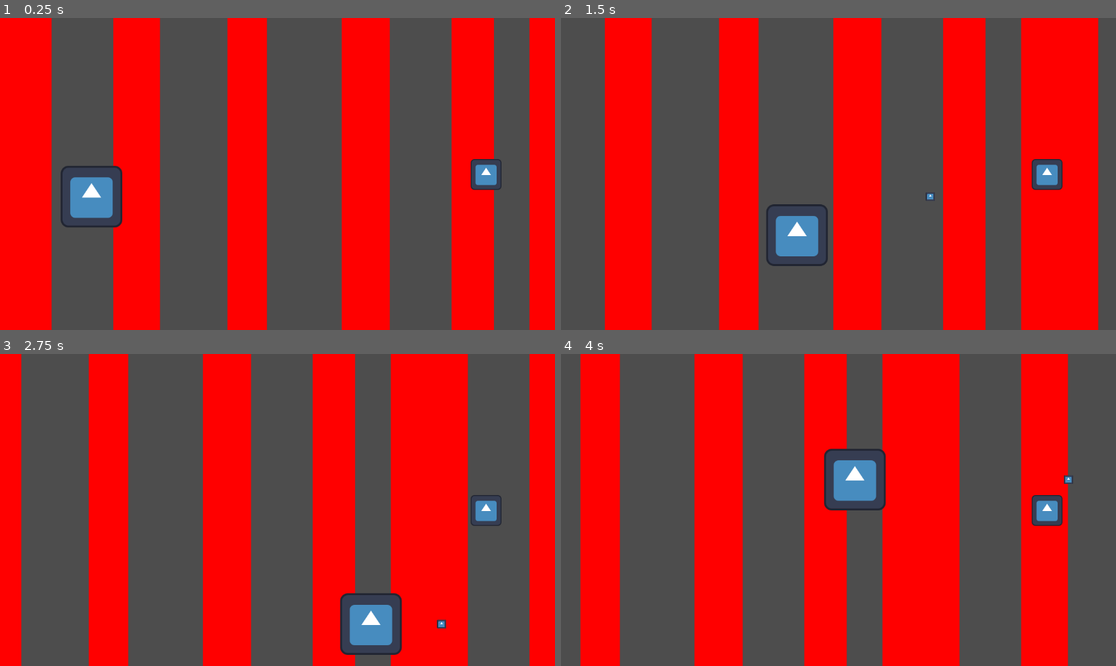
Above: before the commit, frames 1-4 (two rows, left to right).
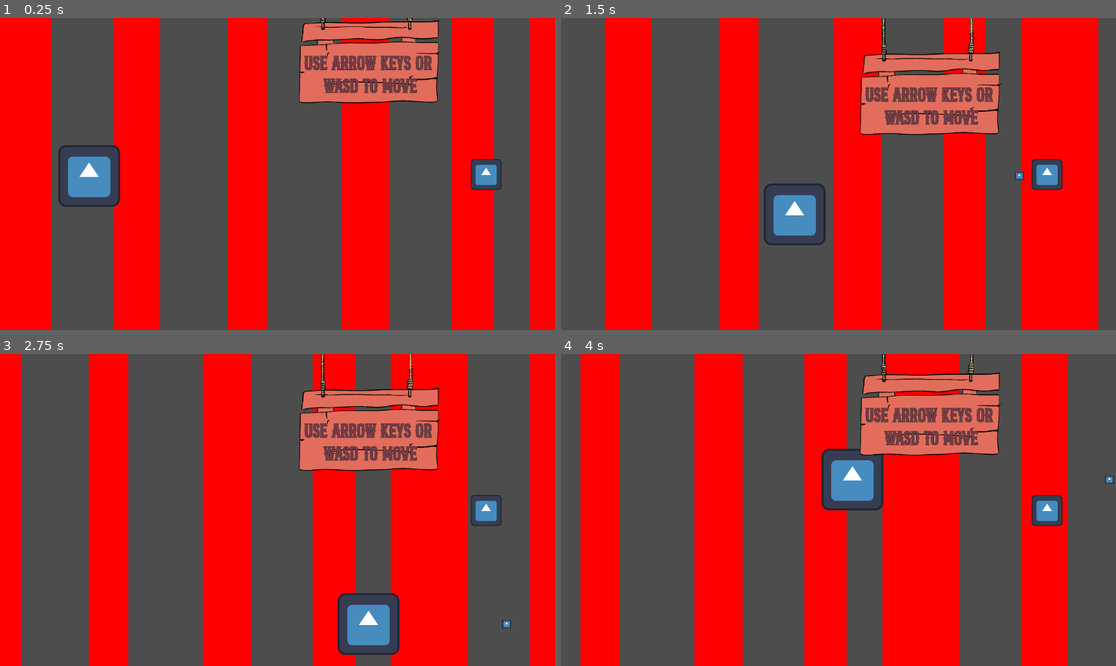
Above: after the commit, the same moments.

Repository: lochiethornee-dev/mini-jam-206-master-project
Game: Godot game, scene res://level_main.tscn
The game is run twice, just before and just after one commit, with the same random seed, the same clock (stepped at 60 frames per second) and the same inputs. The project has no main scene, so this scene is started directly. The engine's default icon, where the game draws it, is replaced by a stand-in: a white triangle on a blue panel in a dark square.
Inputs:
- Up to frame 1 (0.25 s): no input
- Up to frame 2 (1.5 s): hold D (right) 0.53-1.28 s; hold Space (shoot) 0.53-1.28 s; hold S (down) from 1.28 s (still down); tap Space (shoot) at 1.35 s
- Up to frame 3 (2.75 s): release S (down) at 2.03 s; hold D (right) from 2.03 s (still down); hold Space (shoot) from 2.03 s (still down)
- Up to frame 4 (4 s): release D (right) at 2.78 s; release Space (shoot) at 2.78 s; hold W (up) 2.78-3.53 s; tap Space (shoot) at 2.85 s; hold A (left) from 3.53 s (still down); hold Space (shoot) from 3.53 s (still down)

The runs differ from the first frame. In frame 1, 7.9% of the frame differs, in the area x 10-80%, y 0-68%; in frame 2, 8.0%, in the area x 36-84%, y 0-80%; in frame 3, 7.0%; in frame 4, 6.9%.

Commit message:
added enemy damage, player health etc

Diff:
--- a/cactusenemy.gd
+++ b/cactusenemy.gd
@@ -16,3 +16,11 @@
 
 	else:
 		health -= 1
+		%Sprite2D.modulate = Color(0.788, 0.796, 0.639, 1.0)
+		await get_tree().create_timer(.1).timeout
+		%Sprite2D.modulate = Color(1,1,1)
+
+
+func _on_area_2d_body_entered(body: Node2D) -> void:
+	if body.has_method("damaged"):
+		body.damaged()
--- a/cactusenemy.tscn
+++ b/cactusenemy.tscn
@@ -4,14 +4,26 @@
 [ext_resource type="Texture2D" uid="uid://dibhh3f02hj5r" path="res://icon.svg" id="2_qxrag"]
 
 [sub_resource type="RectangleShape2D" id="RectangleShape2D_l7sr3"]
+size = Vector2(60, 60)
+
+[sub_resource type="RectangleShape2D" id="RectangleShape2D_ah4h6"]
 size = Vector2(62, 62)
 
 [node name="cactusenemy" type="CharacterBody2D" unique_id=1067798046]
 script = ExtResource("1_ah4h6")
 
 [node name="Sprite2D" type="Sprite2D" parent="." unique_id=1063988357]
+unique_name_in_owner = true
 scale = Vector2(0.5, 0.5)
 texture = ExtResource("2_qxrag")
 
 [node name="CollisionShape2D" type="CollisionShape2D" parent="." unique_id=1800179964]
 shape = SubResource("RectangleShape2D_l7sr3")
+
+[node name="Area2D" type="Area2D" parent="." unique_id=945539327]
+
+[node name="CollisionShape2D" type="CollisionShape2D" parent="Area2D" unique_id=1225195819]
+shape = SubResource("RectangleShape2D_ah4h6")
+debug_color = Color(0.9016974, 0.310455, 3.85046e-07, 0.41960785)
+
+[connection signal="body_entered" from="Area2D" to="." method="_on_area_2d_body_entered"]
--- a/level_main.tscn
+++ b/level_main.tscn
@@ -3,6 +3,8 @@
 [ext_resource type="PackedScene" uid="uid://28sdx5d1be4p" path="res://player.tscn" id="1_1rrhw"]
 [ext_resource type="Texture2D" uid="uid://dxa4jtiya5ex3" path="res://ARTS!/Test background.png" id="2_msnib"]
 [ext_resource type="PackedScene" uid="uid://qk3arv64lu66" path="res://cactusenemy.tscn" id="3_dw44o"]
+[ext_resource type="Texture2D" uid="uid://k2v6jcxxdp37" path="res://ARTS!/sign.png" id="4_17q82"]
+[ext_resource type="FontFile" uid="uid://dfonbs8pvc4yt" path="res://ARTS!/BroncoPersonalUse.ttf" id="5_k2n5e"]
 
 [sub_resource type="Animation" id="Animation_dw44o"]
 resource_name = "Background cycle"
@@ -72,6 +74,94 @@
 [sub_resource type="RectangleShape2D" id="RectangleShape2D_1rrhw"]
 size = Vector2(30, 1159.5)
 
+[sub_resource type="Animation" id="Animation_6sf5y"]
+length = 0.001
+tracks/0/type = "value"
+tracks/0/imported = false
+tracks/0/enabled = true
+tracks/0/path = NodePath("tut1:position")
+tracks/0/interp = 1
+tracks/0/loop_wrap = true
+tracks/0/keys = {
+"times": PackedFloat32Array(0),
+"transitions": PackedFloat32Array(1),
+"update": 0,
+"values": [Vector2(769, -175)]
+}
+tracks/1/type = "value"
+tracks/1/imported = false
+tracks/1/enabled = true
+tracks/1/path = NodePath("tut1/Label:text")
+tracks/1/interp = 1
+tracks/1/loop_wrap = true
+tracks/1/keys = {
+"times": PackedFloat32Array(0),
+"transitions": PackedFloat32Array(1),
+"update": 1,
+"values": ["Use arrow keys or
+WASD to move"]
+}
+tracks/2/type = "value"
+tracks/2/imported = false
+tracks/2/enabled = true
+tracks/2/path = NodePath("tut1/Label:position")
+tracks/2/interp = 1
+tracks/2/loop_wrap = true
+tracks/2/keys = {
+"times": PackedFloat32Array(0),
+"transitions": PackedFloat32Array(1),
+"update": 0,
+"values": [Vector2(-153.74998, 67.49999)]
+}
+
+[sub_resource type="Animation" id="Animation_t50rk"]
+resource_name = "sign animations"
+length = 11.0
+tracks/0/type = "value"
+tracks/0/imported = false
+tracks/0/enabled = true
+tracks/0/path = NodePath("tut1:position")
+tracks/0/interp = 1
+tracks/0/loop_wrap = true
+tracks/0/keys = {
+"times": PackedFloat32Array(0, 0.33, 0.46, 0.62000006, 3.6, 3.89, 4.1535177, 5, 6.0015397, 6.3315396, 6.4615397, 6.6215396, 9.60154, 9.89154, 10.155058, 11, 11.001539),
+"transitions": PackedFloat32Array(1, 1, 1, 1, 1, 1, 1, 1, 1, 1, 1, 1, 1, 1, 1, 1, 1),
+"update": 0,
+"values": [Vector2(769, -175), Vector2(769, 96), Vector2(769, 80), Vector2(769, 96), Vector2(769, 96), Vector2(769, 56), Vector2(769, 75), Vector2(769, -203), Vector2(769, -175), Vector2(769, 96), Vector2(769, 80), Vector2(769, 96), Vector2(769, 96), Vector2(769, 56), Vector2(769, 75), Vector2(769, -165), Vector2(769, -203)]
+}
+tracks/1/type = "value"
+tracks/1/imported = false
+tracks/1/enabled = true
+tracks/1/path = NodePath("tut1/Label:text")
+tracks/1/interp = 1
+tracks/1/loop_wrap = true
+tracks/1/keys = {
+"times": PackedFloat32Array(0, 5.5388584, 5.904134),
+"transitions": PackedFloat32Array(1, 1, 1),
+"update": 1,
+"values": ["Use arrow keys or
+WASD to move", "Use arrow keys or
+WASD to move", "Use SPACE to shoot"]
+}
+tracks/2/type = "value"
+tracks/2/imported = false
+tracks/2/enabled = true
+tracks/2/path = NodePath("tut1/Label:position")
+tracks/2/interp = 1
+tracks/2/loop_wrap = true
+tracks/2/keys = {
+"times": PackedFloat32Array(0, 5.6488595, 6.0580463),
+"transitions": PackedFloat32Array(1, 1, 1),
+"update": 0,
+"values": [Vector2(-195.71426, 57.14286), Vector2(-195.71426, 57.14286), Vector2(-198.57141, 89.422935)]
+}
+
+[sub_resource type="AnimationLibrary" id="AnimationLibrary_cu163"]
+_data = {
+&"RESET": SubResource("Animation_6sf5y"),
+&"sign animations": SubResource("Animation_t50rk")
+}
+
 [node name="levelMain" type="Node2D" unique_id=552496253]
 
 [node name="Background" type="Node2D" parent="." unique_id=1616320521]
@@ -84,7 +174,7 @@
 position = Vector2(1728, 324)
 texture = ExtResource("2_msnib")
 
-[node name="AnimationPlayer" type="AnimationPlayer" parent="Background" unique_id=557719964]
+[node name="Background animator" type="AnimationPlayer" parent="Background" unique_id=557719964]
 root_node = NodePath("../..")
 libraries/ = SubResource("AnimationLibrary_17q82")
 autoplay = &"Background cycle"
@@ -105,12 +195,37 @@
 shape = SubResource("RectangleShape2D_1rrhw")
 
 [node name="CollisionShape2D4" type="CollisionShape2D" parent="StaticBody2D" unique_id=484930759]
-position = Vector2(568, 115)
+position = Vector2(570, 142)
 rotation = 1.5707964
 shape = SubResource("RectangleShape2D_1rrhw")
 
 [node name="player" parent="." unique_id=1784760530 instance=ExtResource("1_1rrhw")]
-position = Vector2(190, 371)
+position = Vector2(185, 328)
 
 [node name="cactusenemy" parent="." unique_id=555866084 instance=ExtResource("3_dw44o")]
 position = Vector2(1009, 325)
+
+[node name="signs and UI" type="Node2D" parent="." unique_id=98188901]
+
+[node name="tut1" type="Sprite2D" parent="signs and UI" unique_id=2079987872]
+position = Vector2(769, -175)
+scale = Vector2(0.7, 0.7)
+texture = ExtResource("4_17q82")
+
+[node name="Label" type="Label" parent="signs and UI/tut1" unique_id=768130185]
+offset_left = -153.74998
+offset_top = 67.49999
+offset_right = 237.25002
+offset_bottom = 200.5
+theme_override_colors/font_color = Color(0.44705883, 0.23921569, 0.27450982, 1)
+theme_override_colors/font_outline_color = Color(0.2784314, 0.1764706, 0.1882353, 1)
+theme_override_constants/outline_size = 5
+theme_override_fonts/font = ExtResource("5_k2n5e")
+theme_override_font_sizes/font_size = 60
+text = "Use arrow keys or
+WASD to move"
+horizontal_alignment = 1
+
+[node name="AnimationPlayer" type="AnimationPlayer" parent="signs and UI" unique_id=743978885]
+libraries/ = SubResource("AnimationLibrary_cu163")
+autoplay = &"sign animations"
--- a/player.gd
+++ b/player.gd
@@ -3,6 +3,7 @@
 @export var speed = 400
 @onready var bulletScene = load("res://playerbullet.tscn")
 
+var health = 3
 
 func _ready() -> void:
 	var bullet = bulletScene.instantiate()
@@ -14,8 +15,18 @@
 func _physics_process(delta):
 	get_input()
 	move_and_slide()
-	if Input.is_action_just_pressed("shoot") and %cooldown.is_stopped():
+	if Input.is_action_just_pressed("shoot") and %cooldown.is_stopped() or Input.is_action_pressed("shoot") and %cooldown.is_stopped():
 		var bullet = bulletScene.instantiate()
 		add_sibling(bullet)
 		bullet.global_position = self.global_position
 		%cooldown.start()
+
+
+func damaged():
+	if health > 0:
+		health -= 1
+		%Sprite2D.modulate = Color(0.788, 0.796, 0.639, 1.0)
+		await get_tree().create_timer(.1).timeout
+		%Sprite2D.modulate = Color(1,1,1)
+	else:
+		pass
--- a/player.tscn
+++ b/player.tscn
@@ -4,27 +4,18 @@
 [ext_resource type="Texture2D" uid="uid://dibhh3f02hj5r" path="res://icon.svg" id="2_i3pqv"]
 
 [sub_resource type="RectangleShape2D" id="RectangleShape2D_hqtel"]
-size = Vector2(128, 16)
-
-[sub_resource type="RectangleShape2D" id="RectangleShape2D_onrkg"]
-size = Vector2(115, 116)
+size = Vector2(128, 127)
 
 [node name="player" type="CharacterBody2D" unique_id=1784760530]
 script = ExtResource("1_onrkg")
 
 [node name="Sprite2D" type="Sprite2D" parent="." unique_id=2095422395]
+unique_name_in_owner = true
 texture = ExtResource("2_i3pqv")
 
 [node name="CollisionShape2D" type="CollisionShape2D" parent="." unique_id=1505880075]
-position = Vector2(0, 56)
+position = Vector2(0, 0.5)
 shape = SubResource("RectangleShape2D_hqtel")
-
-[node name="Area2D" type="Area2D" parent="." unique_id=1760715995]
-
-[node name="CollisionShape2D" type="CollisionShape2D" parent="Area2D" unique_id=1164477690]
-position = Vector2(0.5, 1)
-shape = SubResource("RectangleShape2D_onrkg")
-debug_color = Color(0.94513017, 0.2365695, 0, 0.41960785)
 
 [node name="cooldown" type="Timer" parent="." unique_id=761061859]
 unique_name_in_owner = true
--- a/playerbullet.gd
+++ b/playerbullet.gd
@@ -1,6 +1,7 @@
 extends Node2D
 
-var speed = 600
+var speed = 800
+
 
 # Called when the node enters the scene tree for the first time.
 func _ready() -> void:
--- a/project.godot
+++ b/project.godot
@@ -23,21 +23,25 @@
 left={
 "deadzone": 0.2,
 "events": [Object(InputEventKey,"resource_local_to_scene":false,"resource_name":"","device":-1,"window_id":0,"alt_press …(191 unchanged characters)…
+, Object(InputEventKey,"resource_local_to_scene":false,"resource_name":"","device":-1,"window_id":0,"alt_pressed":false,"shift_pressed":false,"ctrl_pressed":false,"meta_pressed":false,"pressed":false,"keycode":0,"physical_keycode":4194319,"key_label":0,"unicode":0,"location":0,"echo":false,"script":null)
 ]
 }
 right={
 "deadzone": 0.2,
 "events": [Object(InputEventKey,"resource_local_to_scene":false,"resource_name":"","device":-1,"window_id":0,"alt_press …(192 unchanged characters)…
+, Object(InputEventKey,"resource_local_to_scene":false,"resource_name":"","device":-1,"window_id":0,"alt_pressed":false,"shift_pressed":false,"ctrl_pressed":false,"meta_pressed":false,"pressed":false,"keycode":0,"physical_keycode":4194321,"key_label":0,"unicode":0,"location":0,"echo":false,"script":null)
 ]
 }
 up={
 "deadzone": 0.2,
 "events": [Object(InputEventKey,"resource_local_to_scene":false,"resource_name":"","device":-1,"window_id":0,"alt_press …(192 unchanged characters)…
+, Object(InputEventKey,"resource_local_to_scene":false,"resource_name":"","device":-1,"window_id":0,"alt_pressed":false,"shift_pressed":false,"ctrl_pressed":false,"meta_pressed":false,"pressed":false,"keycode":0,"physical_keycode":4194320,"key_label":0,"unicode":0,"location":0,"echo":false,"script":null)
 ]
 }
 down={
 "deadzone": 0.2,
 "events": [Object(InputEventKey,"resource_local_to_scene":false,"resource_name":"","device":-1,"window_id":0,"alt_press …(192 unchanged characters)…
+, Object(InputEventKey,"resource_local_to_scene":false,"resource_name":"","device":-1,"window_id":0,"alt_pressed":false,"shift_pressed":false,"ctrl_pressed":false,"meta_pressed":false,"pressed":false,"keycode":0,"physical_keycode":4194322,"key_label":0,"unicode":0,"location":0,"echo":false,"script":null)
 ]
 }
 shoot={
Not shown, added: ARTS!/sign.png.import
